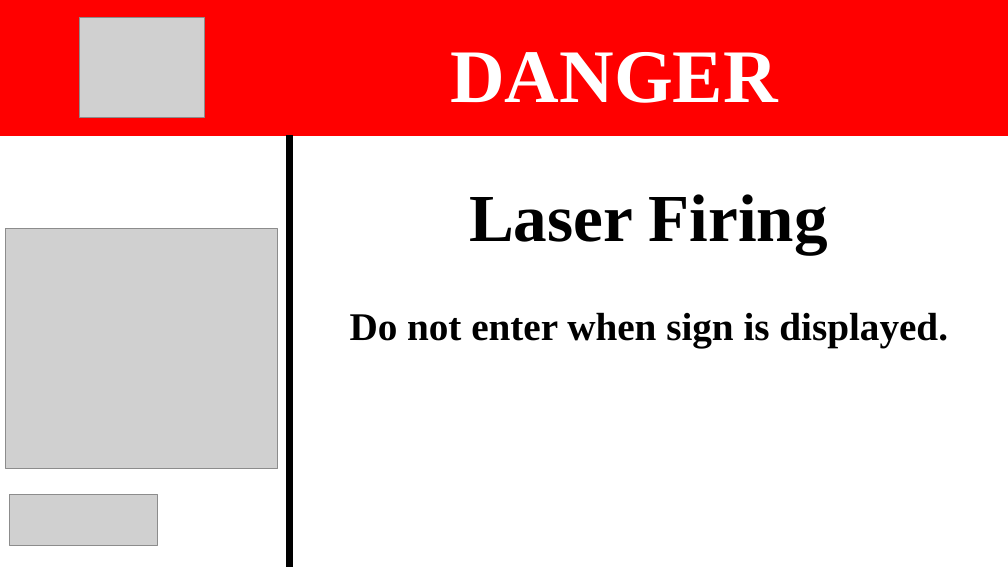
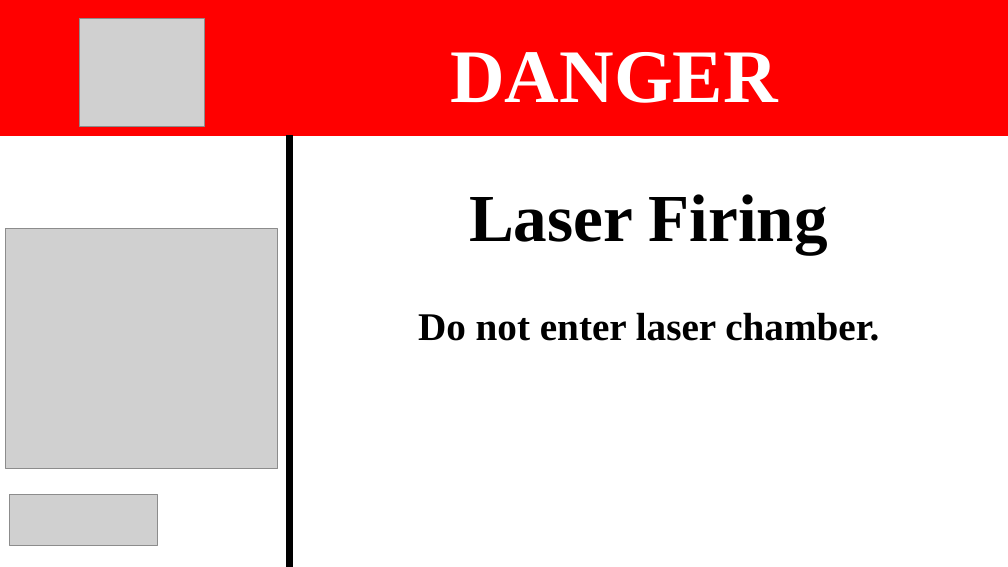
Before and after one commit to EndlasDeveloper/LaserSafetyRunner, a slide deck: slide 1 of Processing/Safety_Runner_previous_version/Safety Signs October -6-2020.pptx (slide 2 before the commit). Drawn at 1008x567 pixels with LibreOffice and Linux fonts; fonts in the diff are those of the drawing; grey boxes stand for pictures. Boxes give left, top, right and bottom in pixels: in the first picture for what was removed or moved away, otherwise in the second. Text is boxed around its words. In the diff, an @@ line names an element or a change of style, - is before the commit and + after.

```diff
--- a/Processing/Safety_Runner_previous_version/Safety Signs October -6-2020.pptx
+++ b/Processing/Safety_Runner_previous_version/Safety Signs October -6-2020.pptx
@@ picture: place and size @@
-picture at [80, 17, 204, 117]
+picture at [80, 18, 204, 126]
@@ text at [418, 312, 879, 341]: text changed @@
-Do not enter when sign is displayed.
+Do not enter laser chamber.
```
Also in this commit, not shown: 7 other slides changed, 1 slide added, 1 slide removed, 22 other files.
